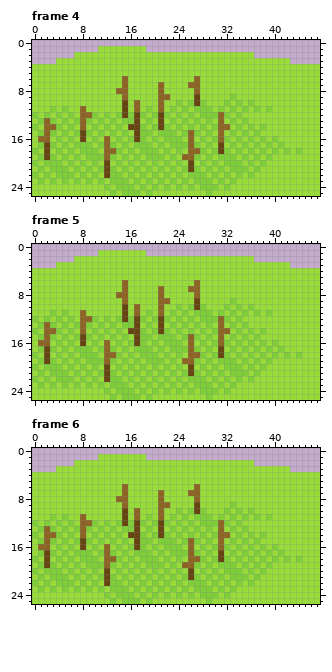
Pixel-art file: disassembly/forest.aseprite. The picture above was drawn from the file before the commit.
48x26 pixels, 25 frames. Shown: frame 4, frame 5, frame 6. The commit also changed other frames, which this record leaves out.
The result:
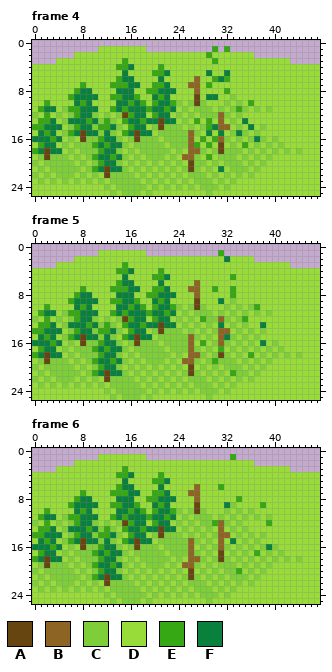
Palette (. is transparent): A #674511  B #8e6424  C #7dce38  D #98dc3a  E #35a813  F #09813c
Diff:
layer "Layer 3" now shown
layer "Layer 4" now shown
Changed rows in their new state; - is an unchanged pixel.
Frame 4, layers "Layer 4", "Layer 3":
first column x 0:
 1 ------------------------------E-E-----
 2 -----------------------------E--------
 3 ---------------E--------------E-------
 4 --------------EEF----E----------------
 5 ---------------F----EEF------F--F-----
 6 --------------EFF----F--------EFE-----
 7 --------E----EEEFF--EEF------E--------
 8 -------EFF----FFF--EEFFF--------E-----
 9 ------EFFFF--EEFFE--FEF------FF-------
10 --E----FEF----FFEFE-EFFE------------E-
11 -EFF--EEFFF--EFEFFFEFFEF----------E---
12 --E----EFF------EFF-EFF---------------
13 -EEF--FFFEF-E--EFFEFF-FF---E-E-----F--
14 EEFFF--EFF-EEF--EFF----C-----EF-----F-
15 -FEF--EF-FF-F--EF-FF----C----F-F--F---
16 FFFEF----C-EFF-----C-----C--E-E------F
17 -EFF------EFEFF-----C------E-E-----E--
18 EF-FF------EFF-------C-----------C----
19 ----C-----EFFEF--------------E--------
20 -----C-----EFF-------------C----------
21 ------C---EF-FF----------------F------
22 ---------------C----------------------
23 ----------------C---------------------
24 -----------------C--------------------
Frame 5, layers "Layer 4", "Layer 3":
first column x 0:
 1 -------------------------------E-------
 2 --------------------------------F------
 3 ---------------E-----------------------
 4 --------------EEF----E-----------------
 5 ---------------F----EEF----------E-----
 6 --------------EFF----F-----------------
 7 --------E----EEEFF--EEF-------E--E-----
 8 -------EFF----FFF--EEFFF---------E-----
 9 ------EFFFF--EEFFE--FEF--------F-------
10 --E----FEF----FFEFE-EFFE-------------E-
11 -EFF--EEFFF--EFEFFFEFFEF---------------
12 --E----EFF------EFF-EFF-----E------E---
13 -EEF--FFFEF-E--EFFEFF-FF-------F------F
14 EEFFF--EFF-EEF--EFF----C---------------
15 -FEF--EF-FF-F--EF-FF----C-------F------
16 FFFEF----C-EFF-----C-----C--E---------F
17 -EFF------EFEFF-----C----------E-------
18 EF-FF------EFF-------C--------------E--
19 ----C-----EFFEF---------------E--------
20 -----C-----EFF-------------------------
21 ------C---EF-FF------------------E-----
22 ---------------C-----------------------
23 ----------------C----------------------
24 -----------------C---------------------
Frame 6, layers "Layer 4", "Layer 3":
first column x 0:
 1 ---------------------------------E------
 3 ---------------E------------------------
 4 --------------EEF----E------------------
 5 ---------------F----EEF-----------------
 6 --------------EFF----F---------E--------
 7 --------E----EEEFF--EEF-----------------
 8 -------EFF----FFF--EEFFF----------E-----
 9 ------EFFFF--EEFFE--FEF---------F-----E-
10 --E----FEF----FFEFE-EFFE----------------
11 -EFF--EEFFF--EFEFFFEFFEF----------------
12 --E----EFF------EFF-EFF-------E--------E
13 -EEF--FFFEF-E--EFFEFF-FF----------------
14 EEFFF--EFF-EEF--EFF----C----------------
15 -FEF--EF-FF-F--EF-FF----C--------F------
16 FFFEF----C-EFF-----C-----C-------------F
17 -EFF------EFEFF-----C----------------E--
18 EF-FF------EFF-------C------------------
19 ----C-----EFFEF-------------------------
20 -----C-----EFF--------------------E-----
21 ------C---EF-FF-------------------------
22 ---------------C------------------------
23 ----------------C-----------------------
24 -----------------C----------------------
Boxes around the changes in both pictures, in picture pixels (x1, y1, x2, y2):
changed: (32, 46, 260, 190)
changed: (32, 250, 266, 394)
added: (230, 454, 236, 460)
changed: (32, 466, 188, 598)
changed: (212, 484, 272, 574)
